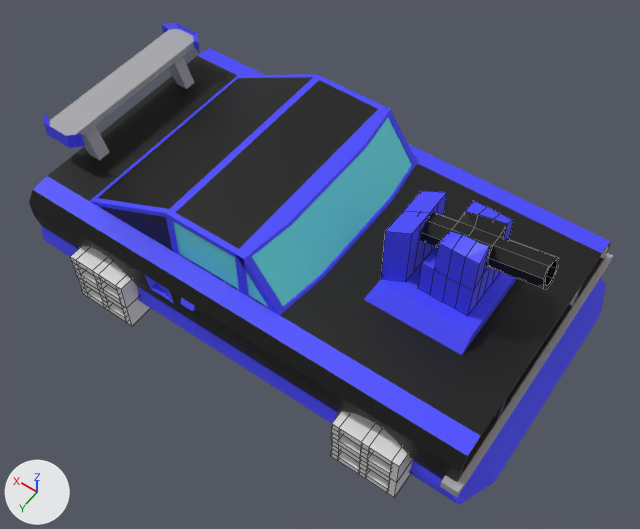
Renders of the Blender file Assets/Models/car without wheels.blend from each side of a commit.
Before and after are seen from a camera (50 mm lens) standing at (-4.22, 6.38, 10.47) and looking at (0.08, 0.36, 1.01). Arrows for +X, +Y and +Z are at lower left; the lights stay in place. Mesh edges are drawn as thin lines on the coarser meshes.

The first picture shows 'brick', 'canon', 'car'.
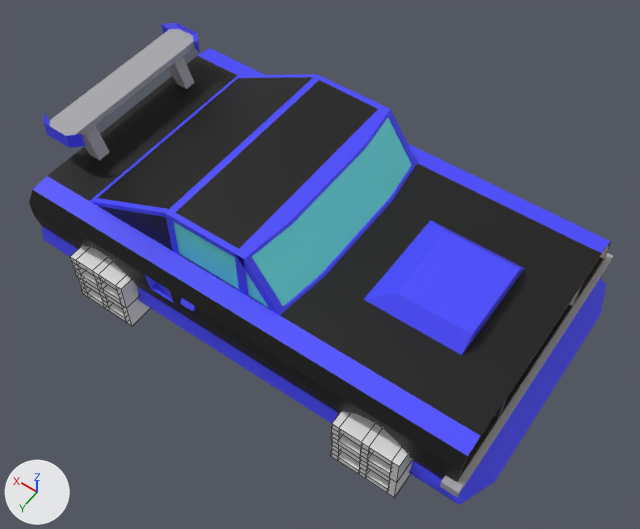
Patch to the scene script:
```diff
--- a/Assets/Models/car without wheels.blend.py
+++ b/Assets/Models/car without wheels.blend.py
@@ ob_canon @@
-ob_canon = bpy.data.objects.new('canon', me_cube_001)
-ob_canon.location = (0.0, 0.0, 1.0)
-ob_canon.scale = (3.0, 2.0, 0.5)
```

Changed parts and their boxes [x1, y1, x2, y2] in the pictures (640 x 529 px):
'canon', deleted: before [381, 191, 559, 316]
    faces in mat_basecolor2 (blue #4747ff): [381, 191, 514, 316]
    faces in mat_tire (black #000000): [420, 211, 559, 289]
